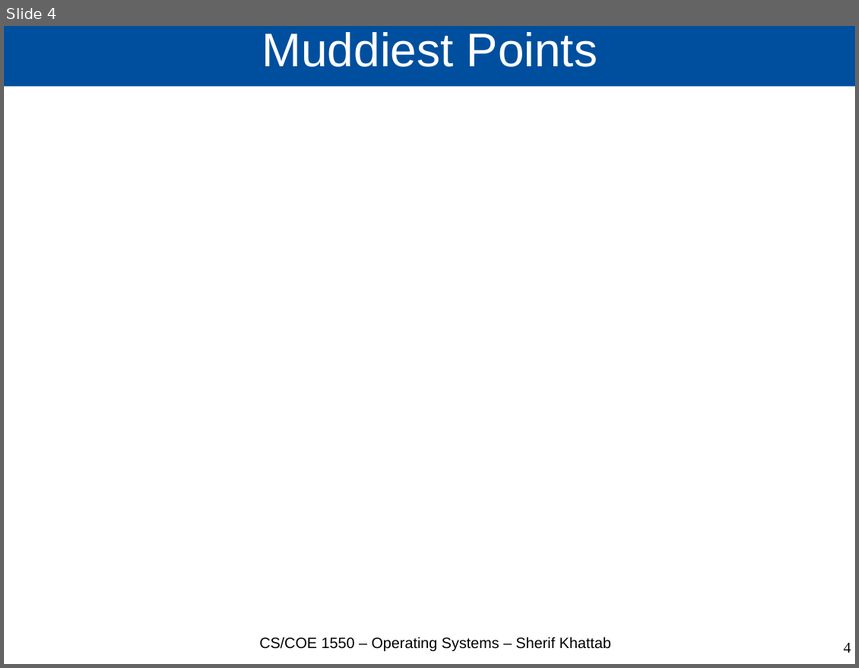
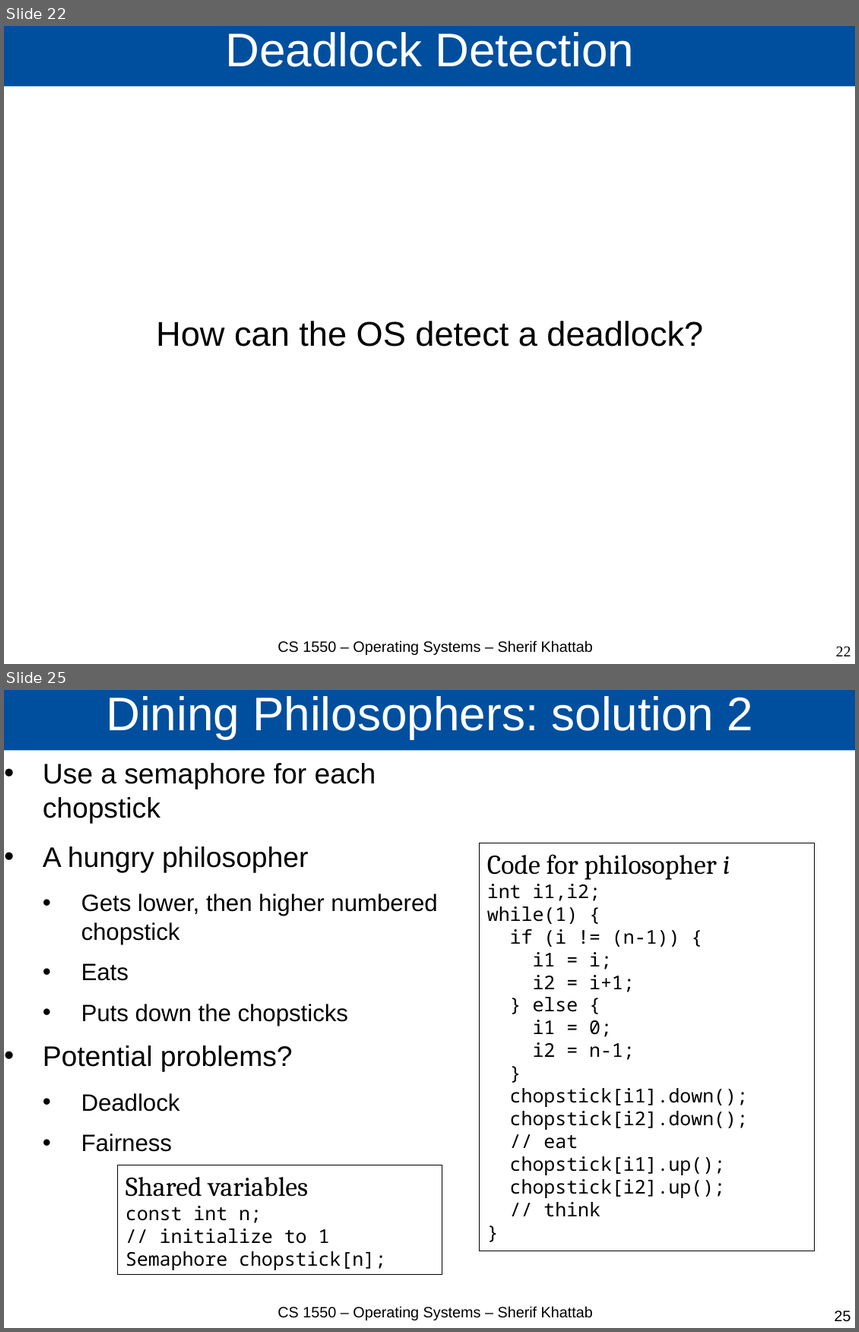
Before and after one commit to cs1550-2244/cs1550-code-handouts, a slide deck: DraftSlides/Lecture8.pptx. Shown one above the other, each under a label of ours: slide 4 before the commit, slides 22 and 25 after it; the slides between them are not shown. The pictures are 859x668 and 859x1332 pixels, drawn with LibreOffice and Linux fonts; fonts in the diff are those of the drawing. Boxes give left, top, right and bottom in pixels: in the first picture for what was removed or moved away, otherwise in the second. Text is boxed around its words. In the diff, an @@ line names an element or a change of style, - is before the commit and + after.

```diff
--- a/DraftSlides/Lecture8.pptx
+++ b/DraftSlides/Lecture8.pptx
@@ slide 25 added at (4, 690, 855, 1328), background #FFFFFF @@
@@ title added at (4, 690, 855, 751), fill #004F9E, 44 pt, text #FFFFFF @@
+Dining Philosophers: solution 2
@@ text added at (43, 763, 437, 1152), 22.1 pt, text #000000 @@
+• Use a semaphore for each chopstick
+• A hungry philosopher
+  • Gets lower, then higher numbered chopstick
+  • Eats
+  • Puts down the chopsticks
+• Potential problems?
+  • Deadlock
+  • Fairness
@@ rectangle added at (480, 843, 815, 1251), outline #000000 0.5 pt, 17.6 pt, text #000000 @@
+Code for philosopher i
+int i1,i2;
+while(1) {
+if (i != (n-1)) {
+i1 = i;
+i2 = i+1;
+} else {
+i1 = 0;
+i2 = n-1;
+}
+chopstick[i1].down();
+chopstick[i2].down();
+// eat
+chopstick[i1].up();
+chopstick[i2].up();
+// think
+}
@@ rectangle added at (117, 1165, 442, 1274), outline #000000 0.5 pt, 17.6 pt, text #000000 @@
+Shared variables
+const int n;
+// initialize to 1
+Semaphore chopstick[n];
@@ text added at (278, 1306, 593, 1321), 14 pt, text #000000 @@
+CS 1550 – Operating Systems – Sherif Khattab
@@ page number added at (835, 1311, 851, 1322), 14 pt, text #000000 @@
+25
@@ what was slide 4 is now slide 22 @@
@@ slide 22 changed as well @@
@@ title at (225, 32, 634, 67): text changed @@
-Muddiest Points
+Deadlock Detection
@@ text added at (156, 321, 703, 347), 32 pt, text #000000 @@
+How can the OS detect a deadlock?
@@ text at (278, 641, 593, 655): text changed @@
-CS/COE 1550 – Operating Systems – Sherif Khattab
+CS 1550 – Operating Systems – Sherif Khattab
@@ page number at (836, 647, 851, 657): text changed @@
-4
+22
```
Also in this commit, not shown: 13 other slides changed, 11 other slides added, 3 other files.
